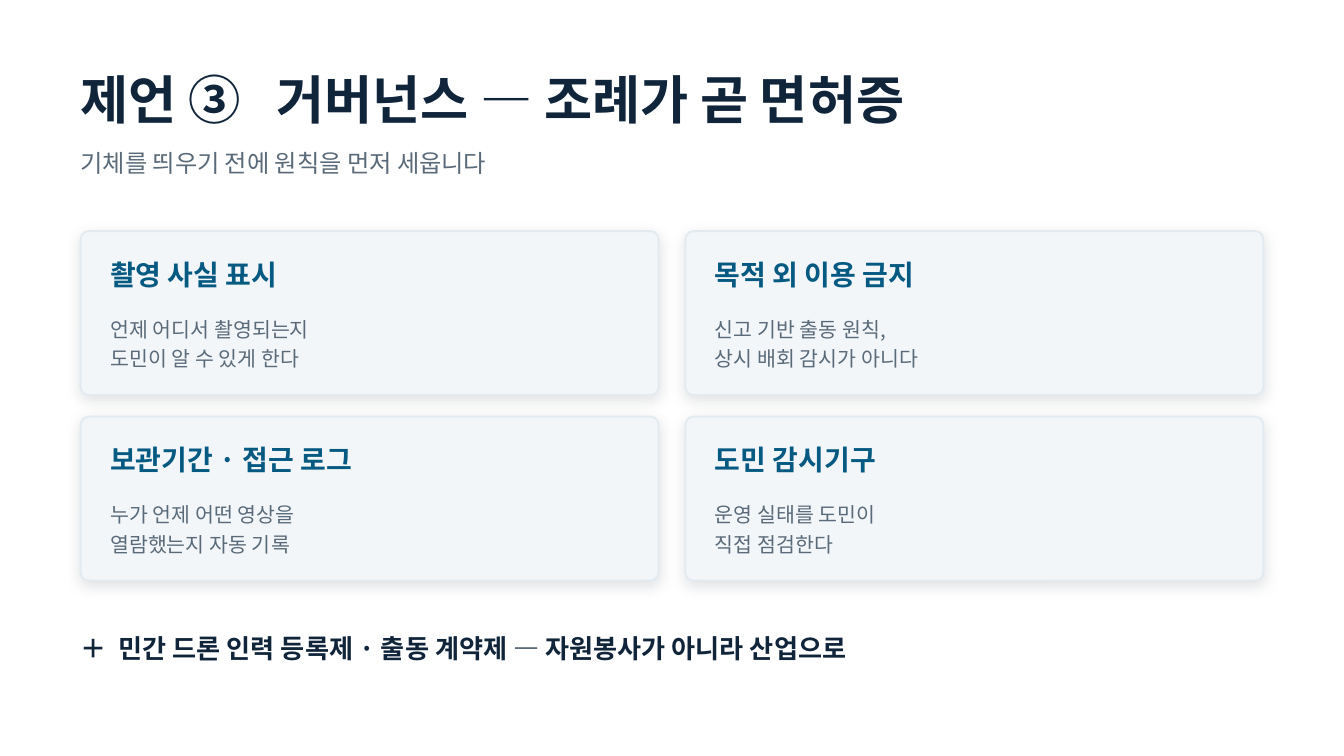
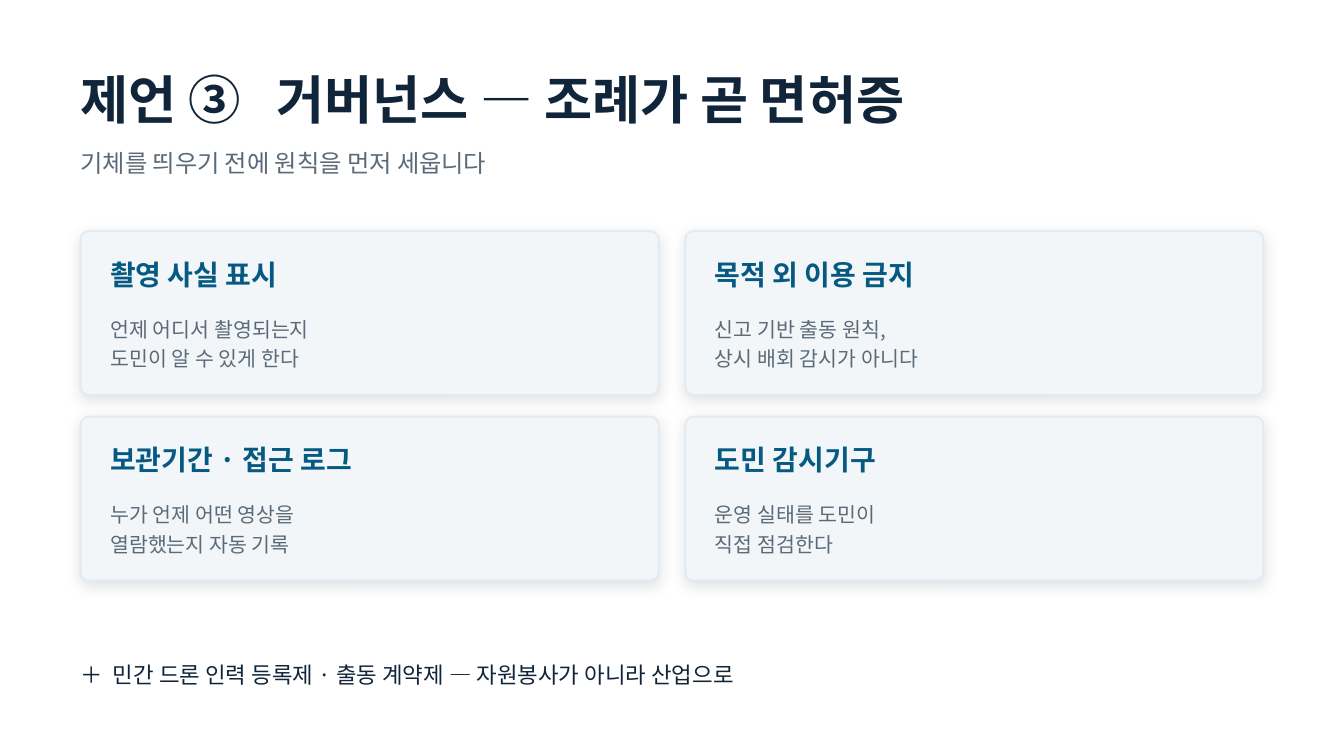
Before and after one commit to one497/Hank, a slide deck: slide 11 of docs/jeju-safety/제주드론치안_발제초안.pptx (slide 10 before the commit). Drawn at 1344x756 pixels with LibreOffice and Linux fonts; fonts in the diff are those of the drawing. Boxes give left, top, right and bottom in pixels: in the first picture for what was removed or moved away, otherwise in the second. Text is boxed around its words. In the diff, an @@ line names an element or a change of style, - is before the commit and + after.

```diff
--- a/docs/jeju-safety/제주드론치안_발제초안.pptx
+++ b/docs/jeju-safety/제주드론치안_발제초안.pptx
@@ text "＋ 민간 드론 인력 등록제 ...": place and size @@
-text "＋ 민간 드론 인력 등록제 ..." at (119, 636, 846, 661)
+text "＋ 민간 드론 인력 등록제 ..." at (113, 664, 733, 685)
@@ text "＋ 민간 드론 인력 등록제 ..." at (113, 664, 733, 685): size 14 to 12 pt, bold off @@
```
Also in this commit, not shown: 6 other slides changed, 4 slides added, 3 slides removed, 9 other files.
